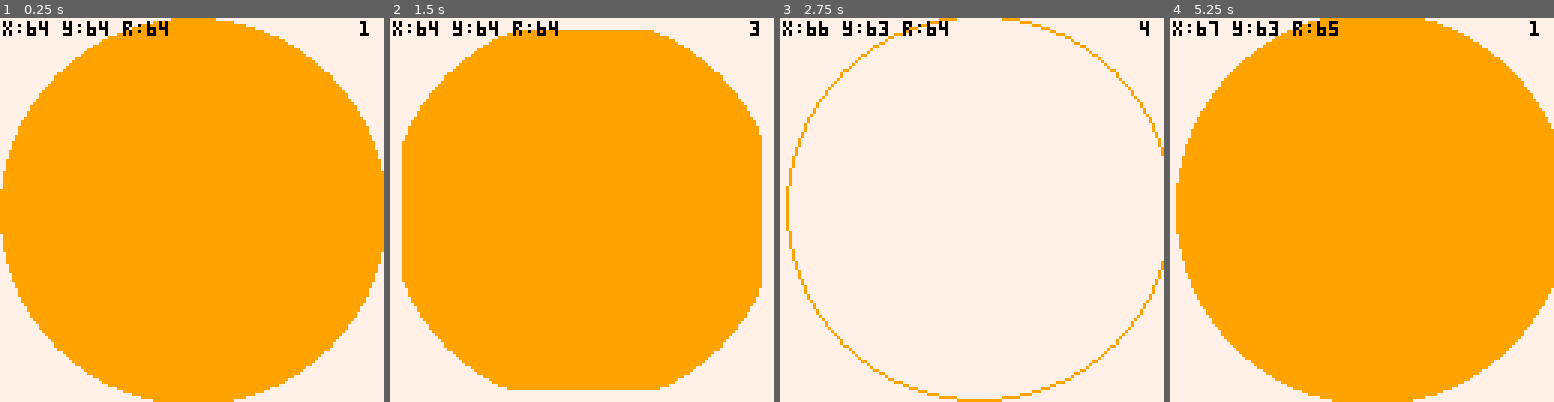
Above: before the commit, frames 1-4 (left to right).
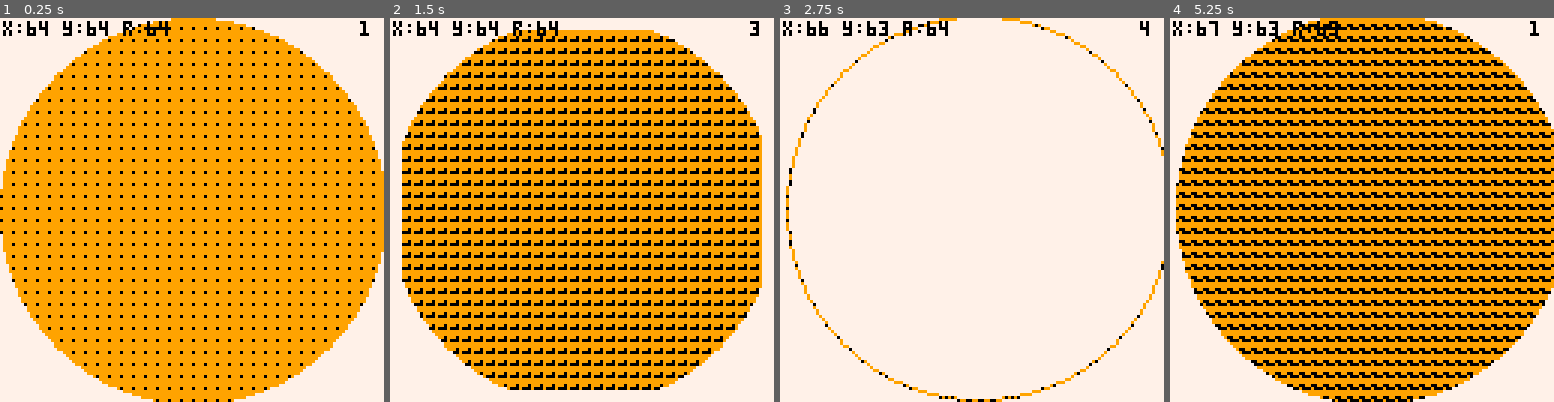
Above: after the commit, the same moments.

Repository: 0xcafed00d/tac08
Game: PICO-8 cartridge tests/geomtest.p8
The game is run twice, just before and just after one commit, with the same random seed, the same clock (stepped at 60 frames per second) and the same inputs.
Inputs:
- Up to frame 1 (0.25 s): no input
- Up to frame 2 (1.5 s): tap X (X key) at 0.33, 1.07 s; tap O (Z key) at 0.7 s
- Up to frame 3 (2.75 s): hold Right 1.6-2.1 s; tap O (Z key) at 1.7, 2.1, 2.5 s; tap X (X key) at 1.85 s; hold Up 2.15-2.42 s; hold Right from 2.47 s (still down)
- Up to frame 4 (5.25 s): tap O (Z key) every 0.4 s from 2.9 to 4.9 s; tap X (X key) at 2.97, 4.08, 5.2 s; release Right at 3.03 s; hold Left 3.08-3.58 s; hold Down 3.63-3.97 s; hold Right 4.02-4.68 s; hold Up 4.73-5.03 s; hold Left from 5.08 s (still down)

The runs differ from the first frame. In frame 1, 5.0% of the frame differs, in the area x 0-98%, y 2-100%; in frame 2, 19%; in frame 3, 0.4%; in frame 4, 25%, in the area x 1-100%, y 1-100%.

Commit message:
pattern fill for circles and colour fixes

Diff:
--- a/tests/geomtest.p8
+++ b/tests/geomtest.p8
@@ -11,6 +11,8 @@
 y = 64
 r = 64
 
+f = 0;
+
 function _update()
 	if btnp(❎) then
 		current_test += 1
@@ -18,6 +20,8 @@
 			current_test = 1
 		end
 	end
+
+	f += 1
 
 	if btnp(0) then
 		if btn(4) then
@@ -46,6 +50,7 @@
 	camera()
 	clip()
 	pal()
+	fillp(f)
 	tests[current_test]()
 	print (current_test, 120, 1, 0)
 end
Not shown, changed: src/pico_core.cpp
